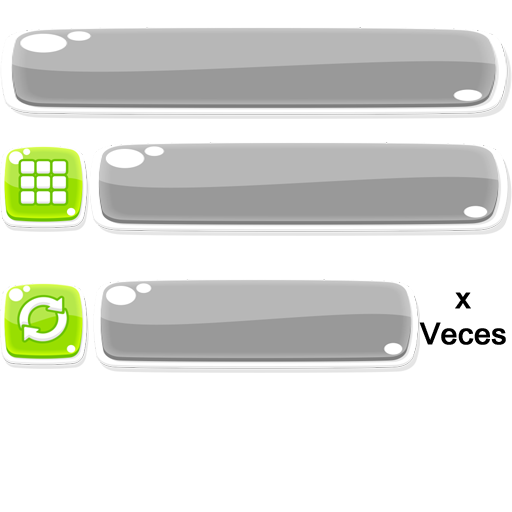
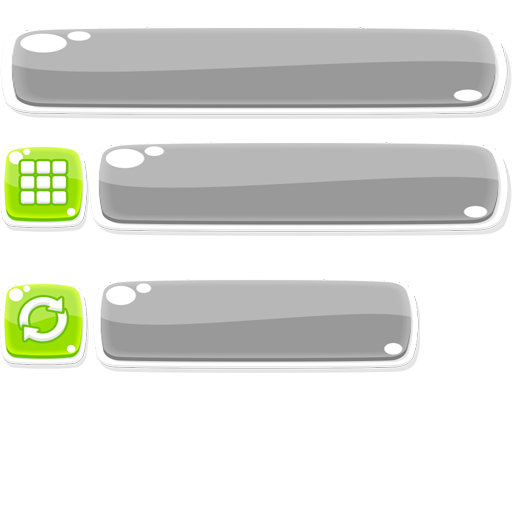
Revision of a layered 512x512 image; what changed, layer by layer:
removed layer "x Veces" over [419,292,506,345]
